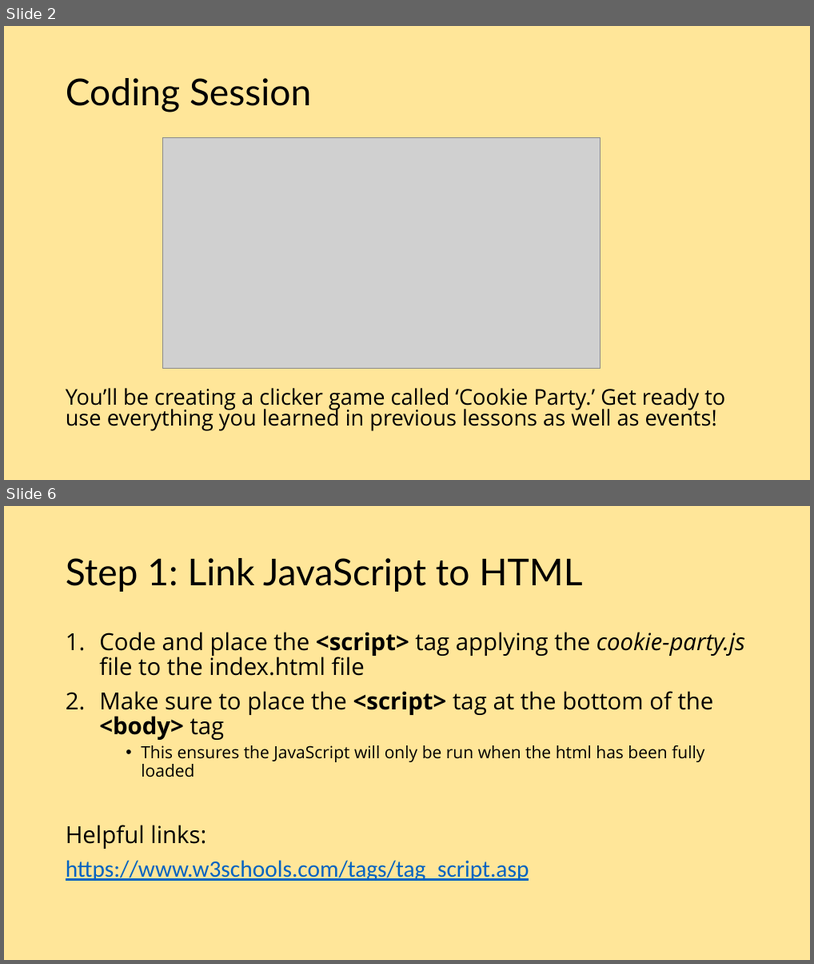
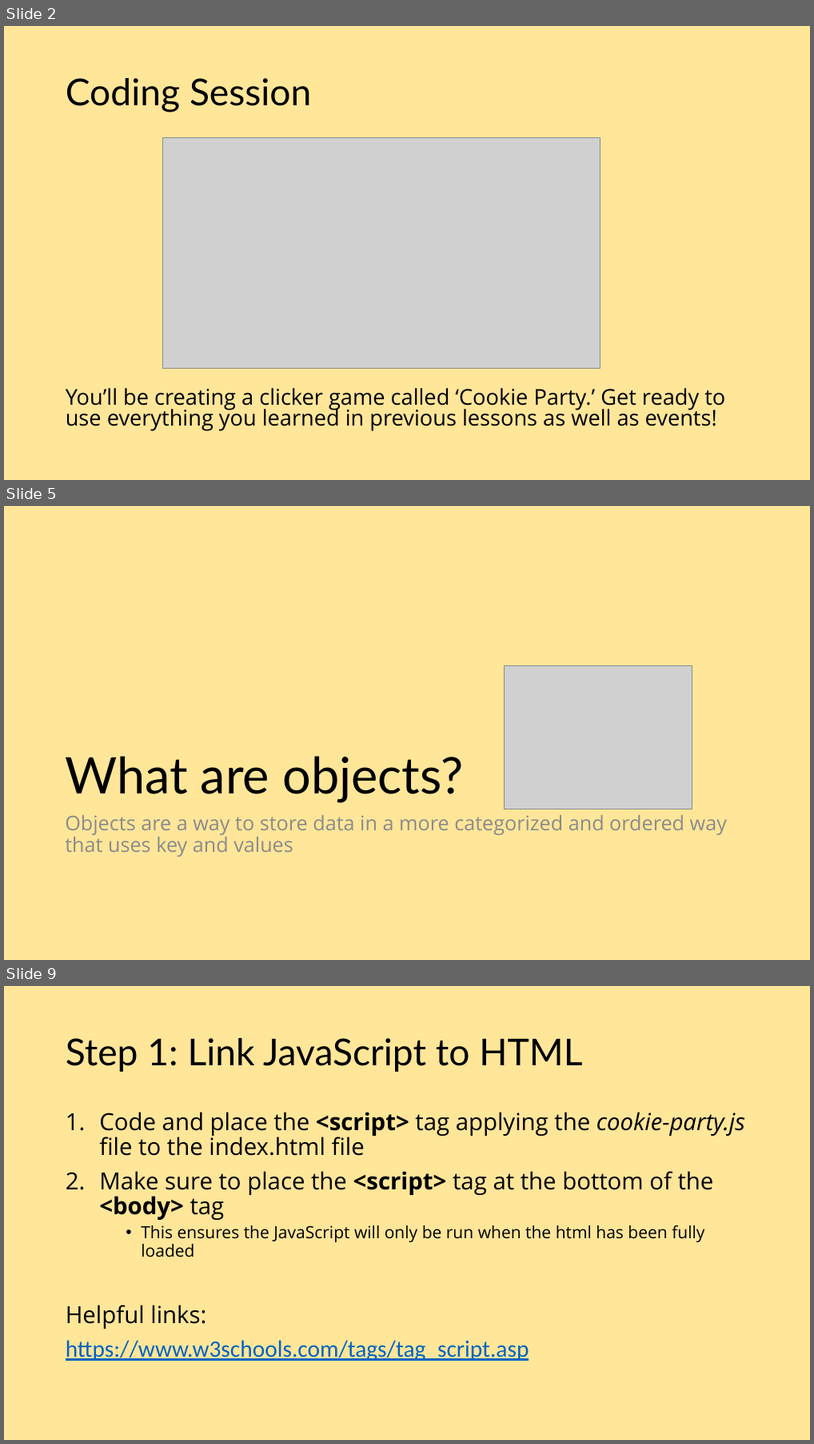
Before and after one commit to etruong/cookie-party, a slide deck: events-coding-session.pptx. Shown one above the other, each under a label of ours: slides 2 and 6 before the commit, slides 2, 5 and 9 after it; the slides between them are not shown. The pictures are 814x964 and 814x1444 pixels, drawn with LibreOffice and Linux fonts; fonts in the diff are those of the drawing; grey boxes stand for pictures. Boxes give left, top, right and bottom in pixels: in the first picture for what was removed or moved away, otherwise in the second. Text is boxed around its words. In the diff, an @@ line names an element or a change of style, - is before the commit and + after.

```diff
--- a/events-coding-session.pptx
+++ b/events-coding-session.pptx
@@ slide 5 added at bbox=[4, 506, 810, 960], background #FFE699 @@
@@ picture added at bbox=[504, 665, 693, 808] @@
@@ title added at bbox=[65, 756, 464, 803], 60 pt, text #000000 @@
+What are objects?
@@ text added at bbox=[65, 815, 727, 856], 24 pt, text #8C8C8C @@
+Objects are a way to store data in a more categorized and ordered way that uses key and values
@@ what was slide 6 is now slide 9 @@
```
Also in this commit, not shown: 7 slides changed, 4 other slides added, 2 slides removed, 1 other file.
